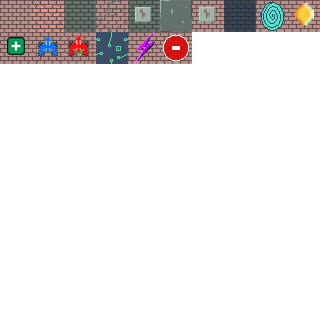
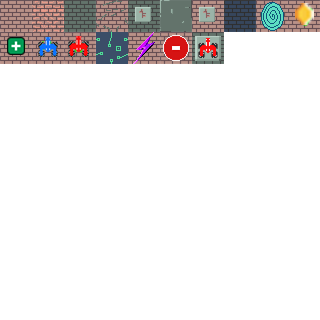
The second (320, 320) image is a revision of the first. Changes to its layers:
added layer "16" above "0" over (192, 32, 224, 64)
